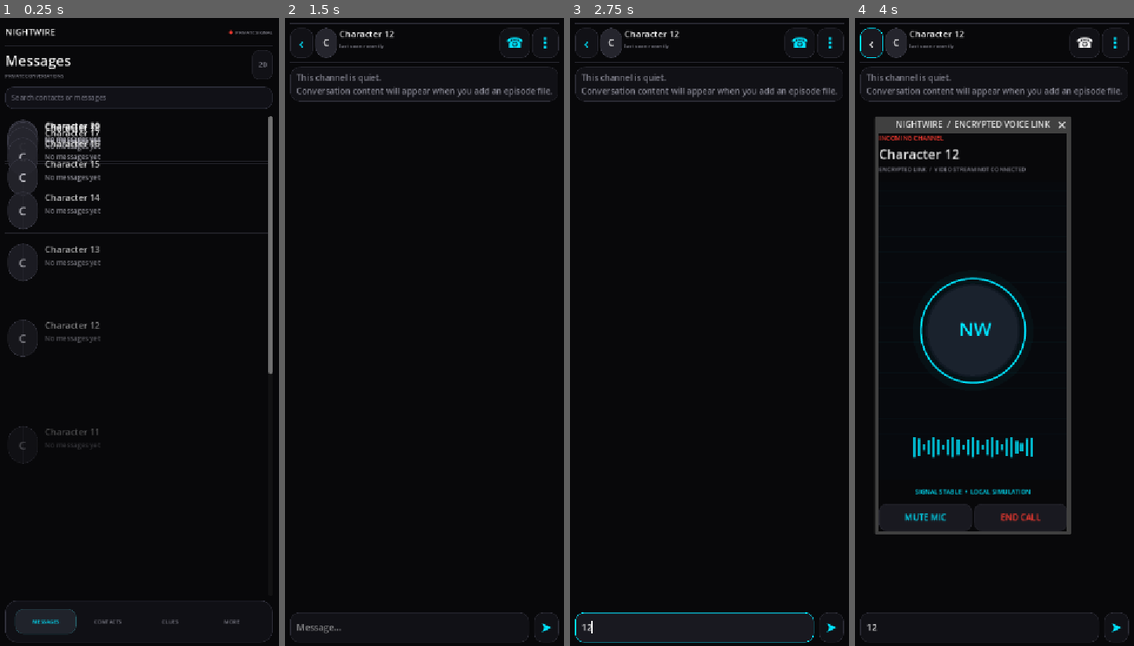
Above: before the commit, frames 1-4 (left to right).
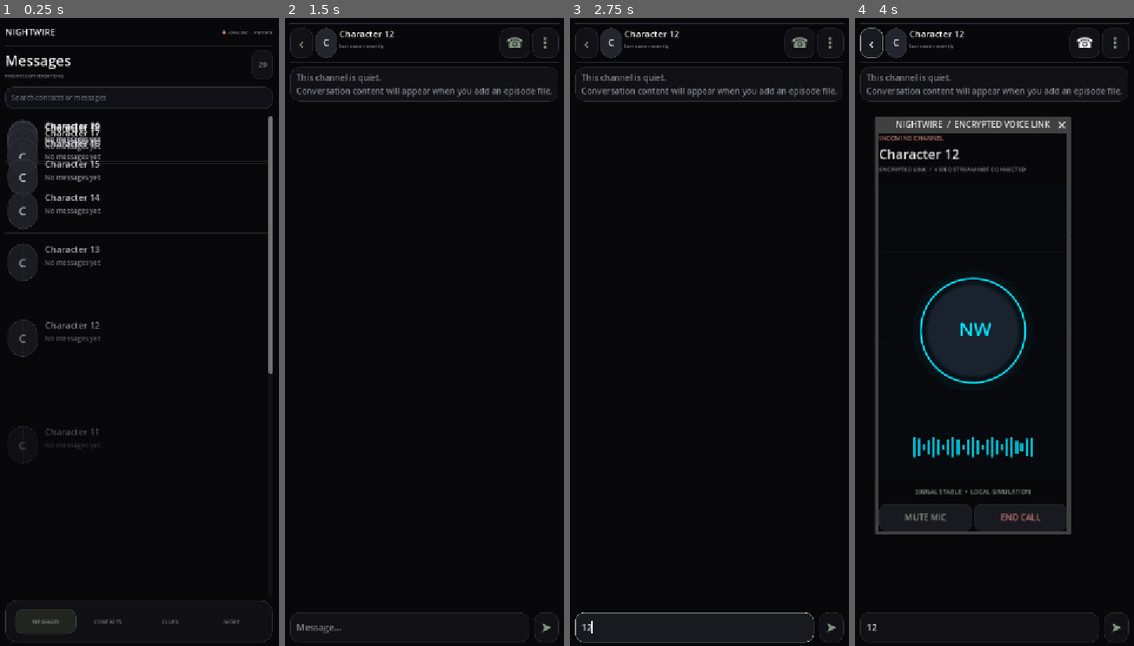
Above: after the commit, the same moments.

Repository: Nahiyan-WAE-Teams/NIGHTWIRE-GAME
Game: Godot game, scene res://scenes/main.tscn
Two runs of this game, one before a commit and one after it. Both use one fixed random seed, a clock stepped at 60 frames per second and the inputs below.
Inputs (mouse positions are in pixels of both pictures, inside the frame that each line leads up to):
- Up to frame 1 (0.25 s): no input
- Up to frame 2 (1.5 s): click (424, 99) at 0.52 s; type "12" at 0.6 s; click (424, 137) at 1.25 s
- Up to frame 3 (2.75 s): click (695, 627) at 2.02 s; type "12" at 2.1 s
- Up to frame 4 (4 s): click "☎" at 2.75 s; click "‹" at 3.5 s

The runs differ from the first frame. In frame 1, 0.1% of the frame differs, in the area x 5-98%, y 1-98%; in frame 2, 0.1%; in frame 3, 0.5%; in frame 4, 0.6%, in the area x 1-96%, y 1-98%.

Commit message:
Refine NIGHTWIRE into a grounded thriller messenger palette

Diff:
--- a/scripts/ui/main.gd
+++ b/scripts/ui/main.gd
@@ -6,8 +6,8 @@
 const BORDER: Color = Color("#292932")
 const TEXT_MAIN: Color = Color("#EAEAEA")
 const TEXT_MUTED: Color = Color("#858591")
-const ACCENT_RED: Color = Color("#FF3B30")
-const ACCENT_CYAN: Color = Color("#00E5FF")
+const ACCENT_RED: Color = Color("#B97870")
+const ACCENT_GREEN: Color = Color("#879985")
 
 var page: VBoxContainer
 var active_screen: String = "inbox"
@@ -84,10 +84,7 @@
 	status.add_theme_constant_override("separation", 5)
 	var signal_dot: Label = _label("●", 9, ACCENT_RED, true)
 	status.add_child(signal_dot)
-	var pulse: Tween = create_tween().set_loops()
-	pulse.tween_property(signal_dot, "modulate:a", 0.35, 0.9).set_trans(Tween.TRANS_SINE)
-	pulse.tween_property(signal_dot, "modulate:a", 1.0, 0.9).set_trans(Tween.TRANS_SINE)
-	status.add_child(_label("PRIVATE SIGNAL", 9, TEXT_MUTED, true))
+	status.add_child(_label("OFFLINE  ·  PRIVATE", 9, TEXT_MUTED, true))
 	header.add_child(status)
 	parent.add_child(header)
 	var hairline: ColorRect = ColorRect.new()
@@ -113,10 +110,10 @@
 	button.size_flags_horizontal = Control.SIZE_EXPAND_FILL
 	button.custom_minimum_size = Vector2(0, 48)
 	button.add_theme_font_size_override("font_size", 10)
-	button.add_theme_color_override("font_color", ACCENT_CYAN if active_screen == screen_id else TEXT_MUTED)
-	button.add_theme_stylebox_override("normal", _panel_style(Color("#20232B") if active_screen == screen_id else Color("#101015"), Color("#24515A") if active_screen == screen_id else Color("#101015"), 15))
-	button.add_theme_stylebox_override("hover", _panel_style(Color("#20232B"), Color("#247B87"), 15))
-	button.add_theme_stylebox_override("pressed", _panel_style(Color("#26323A"), ACCENT_CYAN, 15))
+	button.add_theme_color_override("font_color", ACCENT_GREEN if active_screen == screen_id else TEXT_MUTED)
+	button.add_theme_stylebox_override("normal", _panel_style(Color("#222520") if active_screen == screen_id else Color("#101015"), Color("#354238") if active_screen == screen_id else Color("#101015"), 15))
+	button.add_theme_stylebox_override("hover", _panel_style(Color("#222520"), Color("#526451"), 15))
+	button.add_theme_stylebox_override("pressed", _panel_style(Color("#2B332D"), ACCENT_GREEN, 15))
 	button.add_theme_stylebox_override("focus", StyleBoxEmpty.new())
 	if screen_id == "more":
 		button.pressed.connect(_open_more_menu)
@@ -199,7 +196,7 @@
 	inbox_search.add_theme_color_override("font_color", TEXT_MAIN)
 	inbox_search.add_theme_color_override("font_placeholder_color", Color("#686875"))
 	inbox_search.add_theme_stylebox_override("normal", _panel_style(Color("#111117"), Color("#292A35"), 15))
-	inbox_search.add_theme_stylebox_override("focus", _panel_style(Color("#151A20"), Color("#247B87"), 15))
+	inbox_search.add_theme_stylebox_override("focus", _panel_style(Color("#1B201C"), Color("#526451"), 15))
 	inbox_search.text_changed.connect(_filter_conversations)
 	page.add_child(inbox_search)
 
@@ -233,8 +230,8 @@
 	for screen_id: Variant in nav_buttons.keys():
 		var button: Button = nav_buttons[screen_id]
 		var selected: bool = (str(screen_id) == active_screen) or (str(screen_id) == "inbox" and active_screen == "chat") or (str(screen_id) == "more" and more_selected)
-		button.add_theme_color_override("font_color", ACCENT_CYAN if selected else TEXT_MUTED)
-		button.add_theme_stylebox_override("normal", _panel_style(Color("#20232B") if selected else Color("#101015"), Color("#24515A") if selected else Color("#101015"), 15))
+		button.add_theme_color_override("font_color", ACCENT_GREEN if selected else TEXT_MUTED)
+		button.add_theme_stylebox_override("normal", _panel_style(Color("#222520") if selected else Color("#101015"), Color("#354238") if selected else Color("#101015"), 15))
 
 func _animate_page() -> void:
 	if not is_instance_valid(page):
@@ -334,7 +331,7 @@
 	identity.add_theme_constant_override("separation", 2)
 	identity.add_child(_label(str(conversation.get("name", "Unknown")), 17, TEXT_MAIN, true))
 	var status_text: String = "online" if str(conversation.get("status", "")) == "online" else "last seen recently"
-	identity.add_child(_label(status_text, 10, Color("#8FBA9A") if status_text == "online" else TEXT_MUTED))
+	identity.add_child(_label(status_text, 10, Color("#91A58F") if status_text == "online" else TEXT_MUTED))
 	top.add_child(identity)
 	top.add_child(_small_button("☎", _open_simulated_call, 44))
 	top.add_child(_small_button("⋮", _inspect_private_chat, 38))
@@ -375,7 +372,7 @@
 	message_input.add_theme_font_size_override("font_size", 17)
 	message_input.add_theme_color_override("font_color", TEXT_MAIN)
 	message_input.add_theme_stylebox_override("normal", _panel_style(SURFACE, BORDER, 16))
-	message_input.add_theme_stylebox_override("focus", _panel_style(SURFACE_RAISED, ACCENT_CYAN, 16))
+	message_input.add_theme_stylebox_override("focus", _panel_style(SURFACE_RAISED, ACCENT_GREEN, 16))
 	message_input.text_submitted.connect(_send_message)
 	composer.add_child(message_input)
 	composer.add_child(_small_button("➤", _send_current_message, 42))
@@ -388,7 +385,7 @@
 	line.size_flags_horizontal = Control.SIZE_EXPAND_FILL
 	var bubble: PanelContainer = PanelContainer.new()
 	bubble.size_flags_horizontal = Control.SIZE_SHRINK_BEGIN
-	bubble.add_theme_stylebox_override("panel", _panel_style(Color("#24343A") if is_player else Color("#1B1B22"), Color("#35464B") if is_player else Color("#292932"), 15))
+	bubble.add_theme_stylebox_override("panel", _panel_style(Color("#29332D") if is_player else Color("#1B1B22"), Color("#3A453D") if is_player else Color("#292932"), 15))
 	var margin: MarginContainer = MarginContainer.new()
 	margin.add_theme_constant_override("margin_left", 16)
 	margin.add_theme_constant_override("margin_right", 16)
@@ -422,7 +419,7 @@
 		var heights: Array[int] = [8, 15, 22, 12, 28, 18, 32, 16, 24, 10, 27, 18, 13, 30, 17, 9]
 		for bar_height: int in heights:
 			var bar: ColorRect = ColorRect.new()
-			bar.color = ACCENT_CYAN
+			bar.color = ACCENT_GREEN
 			bar.custom_minimum_size = Vector2(5, float(bar_height))
 			bar.size_flags_vertical = Control.SIZE_SHRINK_CENTER
 			waveform.add_child(bar)
@@ -547,7 +544,7 @@
 	var visual: Control = load("res://scripts/ui/call_visual.gd").new()
 	visual.size_flags_vertical = Control.SIZE_EXPAND_FILL
 	layout.add_child(visual)
-	var status: Label = _label("SIGNAL STABLE  •  LOCAL SIMULATION", 12, ACCENT_CYAN, true)
+	var status: Label = _label("SIGNAL STABLE  •  LOCAL SIMULATION", 12, ACCENT_GREEN, true)
 	status.horizontal_alignment = HORIZONTAL_ALIGNMENT_CENTER
 	layout.add_child(status)
 	var controls: HBoxContainer = HBoxContainer.new()
@@ -681,9 +678,9 @@
 	var current_node: Dictionary = StoryManager.get_current_node()
 	if not current_node.is_empty():
 		var current_panel: PanelContainer = PanelContainer.new()
-		current_panel.add_theme_stylebox_override("panel", _panel_style(SURFACE_RAISED, ACCENT_CYAN, 18))
+		current_panel.add_theme_stylebox_override("panel", _panel_style(SURFACE_RAISED, ACCENT_GREEN, 18))
 		var current_content: VBoxContainer = VBoxContainer.new()
-		current_content.add_child(_label("NOW PLAYING  /  " + StoryManager.active_episode_id.to_upper(), 12, ACCENT_CYAN, true))
+		current_content.add_child(_label("NOW PLAYING  /  " + StoryManager.active_episode_id.to_upper(), 12, ACCENT_GREEN, true))
 		current_content.add_child(_label(str(current_node.get("speaker", "SYSTEM")).to_upper(), 13, TEXT_MUTED, true))
 		var story_text: Label = _label(str(current_node.get("text", "")), 17, TEXT_MAIN)
 		story_text.autowrap_mode = TextServer.AUTOWRAP_WORD_SMART
@@ -695,9 +692,9 @@
 				var choice_button: Button = Button.new()
 				choice_button.text = str(choice.get("text", "Continue"))
 				choice_button.custom_minimum_size.y = 56
-				choice_button.add_theme_color_override("font_color", ACCENT_CYAN)
+				choice_button.add_theme_color_override("font_color", ACCENT_GREEN)
 				choice_button.add_theme_stylebox_override("normal", _panel_style(SURFACE, BORDER, 14))
-				choice_button.add_theme_stylebox_override("hover", _panel_style(Color("#20202A"), ACCENT_CYAN, 14))
+				choice_button.add_theme_stylebox_override("hover", _panel_style(Color("#20202A"), ACCENT_GREEN, 14))
 				choice_button.pressed.connect(_choose_story_choice.bind(choice_index))
 				current_content.add_child(choice_button)
 		else:
@@ -729,7 +726,7 @@
 		var launch: Button = Button.new()
 		launch.text = "OPEN"
 		launch.custom_minimum_size = Vector2(86, 48)
-		launch.add_theme_color_override("font_color", ACCENT_CYAN)
+		launch.add_theme_color_override("font_color", ACCENT_GREEN)
 		launch.add_theme_stylebox_override("normal", _panel_style(SURFACE_RAISED, BORDER, 12))
 		launch.pressed.connect(_start_episode.bind(str(episode.get("id", ""))))
 		layout.add_child(launch)
@@ -755,7 +752,7 @@
 	var pattern_panel: PanelContainer = PanelContainer.new()
 	pattern_panel.add_theme_stylebox_override("panel", _panel_style(SURFACE, BORDER, 18))
 	var pattern_box: VBoxContainer = VBoxContainer.new()
-	pattern_box.add_child(_label("01  PATTERN TRACE", 17, ACCENT_CYAN, true))
+	pattern_box.add_child(_label("01  PATTERN TRACE", 17, ACCENT_GREEN, true))
 	pattern_box.add_child(_label("Reconstruct the four-step access pattern.", 13, TEXT_MUTED))
 	pattern_box.add_child(_label("INPUT: " + ("  ›  ".join(_pattern_strings()) if not pattern_entry.is_empty() else "—"), 18, TEXT_MAIN, true))
 	pattern_box.add_child(_label(pattern_feedback, 12, ACCENT_RED if pattern_feedback.begins_with("DENIED") else TEXT_MUTED))
@@ -765,7 +762,7 @@
 		number_button.text = str(number)
 		number_button.size_flags_horizontal = Control.SIZE_EXPAND_FILL
 		number_button.custom_minimum_size.y = 56
-		number_button.add_theme_color_override("font_color", ACCENT_CYAN)
+		number_button.add_theme_color_override("font_color", ACCENT_GREEN)
 		number_button.add_theme_stylebox_override("normal", _panel_style(SURFACE_RAISED, BORDER, 14))
 		number_button.pressed.connect(_append_pattern_number.bind(number))
 		number_row.add_child(number_button)
@@ -780,7 +777,7 @@
 	var password_panel: PanelContainer = PanelContainer.new()
 	password_panel.add_theme_stylebox_override("panel", _panel_style(SURFACE, BORDER, 18))
 	var password_box: VBoxContainer = VBoxContainer.new()
-	password_box.add_child(_label("02  PASSWORD ANAGRAM", 17, ACCENT_CYAN, true))
+	password_box.add_child(_label("02  PASSWORD ANAGRAM", 17, ACCENT_GREEN, true))
 	password_box.add_child(_label("DECODE: HTGIN", 13, TEXT_MUTED, true))
 	var password_input: LineEdit = LineEdit.new()
 	password_input.placeholder_text = "Enter decrypted word"
@@ -841,7 +838,7 @@
 	button.text = caption
 	button.size_flags_horizontal = Control.SIZE_EXPAND_FILL
 	button.custom_minimum_size.y = 52
-	button.add_theme_color_override("font_color", ACCENT_CYAN)
+	button.add_theme_color_override("font_color", ACCENT_GREEN)
 	button.add_theme_stylebox_override("normal", _panel_style(SURFACE_RAISED, BORDER, 14))
 	button.pressed.connect(action)
 	button.pressed.connect(_pulse_haptic)
@@ -856,7 +853,7 @@
 	haptics_toggle.add_theme_color_override("font_color", TEXT_MAIN)
 	haptics_toggle.toggled.connect(HapticsManager.set_enabled)
 	page.add_child(haptics_toggle)
-	page.add_child(_label("CONTENT PIPELINE", 15, ACCENT_CYAN, true))
+	page.add_child(_label("CONTENT PIPELINE", 15, ACCENT_GREEN, true))
 	page.add_child(_empty_panel("Add character profiles in data/characters/roster.json.\nAdd one JSON file per episode in data/episodes/.\nThe content validator checks node links before an episode is loaded."))
 	var reset_button: Button = Button.new()
 	reset_button.text = "RESET LOCAL GAME DATA"
@@ -885,9 +882,9 @@
 	button.text = caption
 	button.custom_minimum_size = Vector2(side, side)
 	button.add_theme_font_size_override("font_size", 27)
-	button.add_theme_color_override("font_color", ACCENT_CYAN)
+	button.add_theme_color_override("font_color", ACCENT_GREEN)
 	button.add_theme_stylebox_override("normal", _panel_style(SURFACE, BORDER, 16))
-	button.add_theme_stylebox_override("hover", _panel_style(SURFACE_RAISED, ACCENT_CYAN, 16))
+	button.add_theme_stylebox_override("hover", _panel_style(SURFACE_RAISED, ACCENT_GREEN, 16))
 	button.add_theme_stylebox_override("focus", StyleBoxEmpty.new())
 	button.pressed.connect(action)
 	button.pressed.connect(_pulse_haptic)
